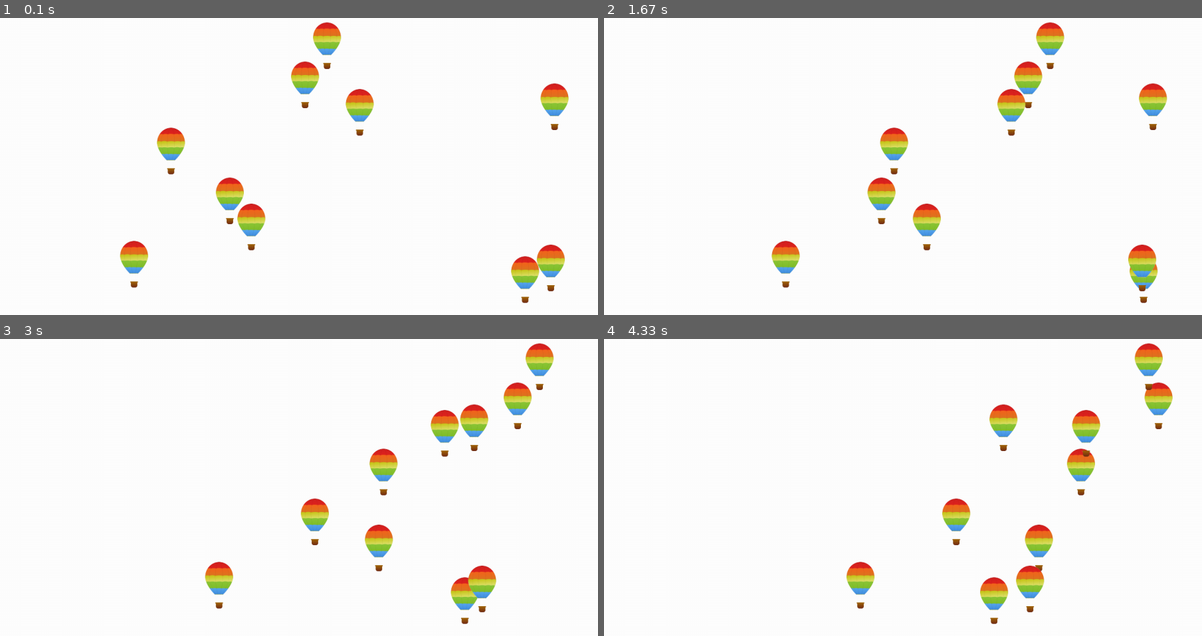
Above: before the commit, frames 1-4 (two rows, left to right).
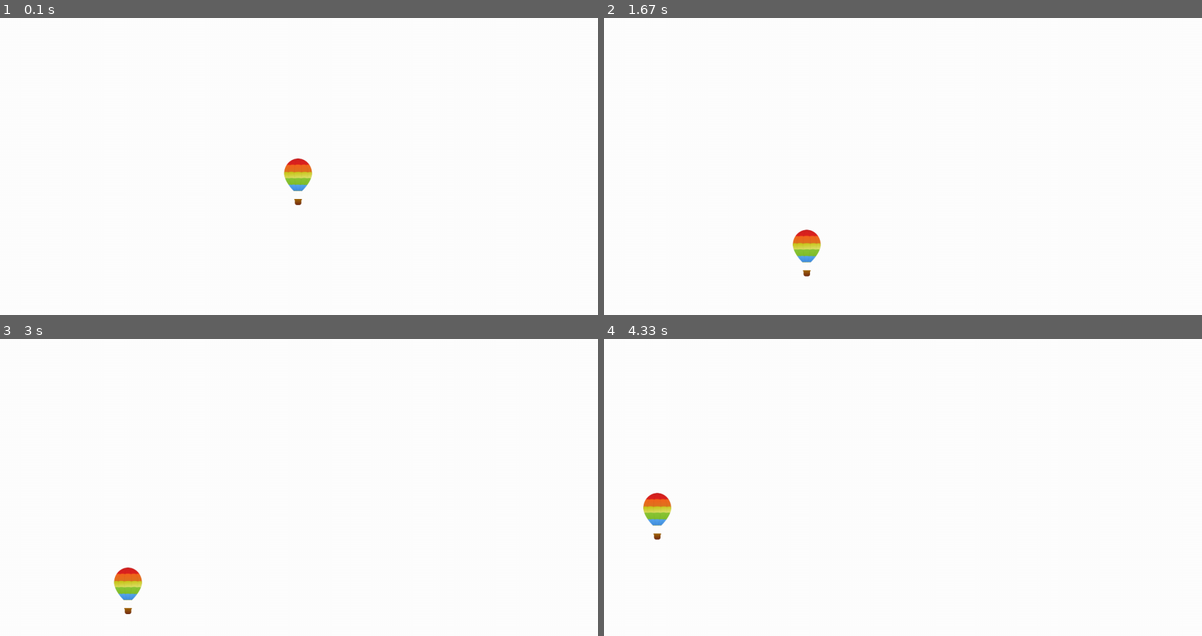
Above: after the commit, the same moments.

Repository: hogt1/vg3_pygame
Game: pygame game, started from game.py
The game is run twice, just before and just after one commit, with the same random seed, the same clock (stepped at 60 frames per second) and the same inputs.
Inputs:
- Up to frame 1 (0.1 s): no input
- Up to frame 2 (1.67 s): no input
- Up to frame 3 (3 s): no input
- Up to frame 4 (4.33 s): no input

The runs differ from the first frame. In frame 1, 4.7% of the frame differs, in the area x 20-96%, y 1-96%; in frame 2, 4.5%; in frame 3, 4.7%; in frame 4, 4.7%.

Commit message:
cos og sin må bruke radioaner

Diff:
--- a/game.py
+++ b/game.py
@@ -15,7 +15,7 @@
 surface.convert()
 
 balloons = []
-for n in range(10):
+for n in range(1):
     balloons.append(HotAirBalloon(screen, surface))
 
 
--- a/game_objects.py
+++ b/game_objects.py
@@ -2,27 +2,38 @@
 import sys
 import random
 import pygame
+import math
 from pygame.locals import *
 
 class HotAirBalloon:
     def __init__(self, screen, surface):
         self.screen = screen
         self.surface = surface
-        self.MIN_SPEED = 2
+        self.MIN_SPEED = 5
         self.MAX_SPEED = 5
         filename = os.path.join('resources', 'ballon_1.png')
         self.image = pygame.image.load(filename)
         self.image.convert()
         self.speed = random.randint(self.MIN_SPEED,self.MAX_SPEED)
-        self.direction = 1
+        self.direction = 135
         self.rect =  self.image.get_rect().fit(pygame.Rect(0,0,100,100))
         x = random.randint(0, self.surface.get_rect().width - self.rect.width)
         y = random.randint(0, self.surface.get_rect().height - self.rect.height)
+        x = self.surface.get_rect().width / 2
+        y = self.surface.get_rect().height / 2
         self.rect.left = x
         self.rect.top = y
 
     def update(self):
-        self.rect.left += self.speed * self.direction
+        self.rect.left += (self.speed*1000 * math.cos(math.radians(self.direction))) // 1000
+        self.rect.top  += (self.speed*1000 * math.sin(math.radians(self.direction))) // 1000
+
+        if self.rect.bottom >= self.surface.get_rect().height:
+            self.direction *= -1
+        elif self.rect.top <= 0:
+            self.direction *= -1
+
+        '''
         if self.rect.left >= self.surface.get_rect().width - self.rect.width:
             self.direction = -1
             self.speed = random.randint(self.MIN_SPEED,self.MAX_SPEED)
@@ -30,6 +41,7 @@
         elif self.rect.left <= 0:
             self.direction = 1
             self.speed = random.randint(self.MIN_SPEED,self.MAX_SPEED)
+        '''
 
     def draw(self):
         self.update()
